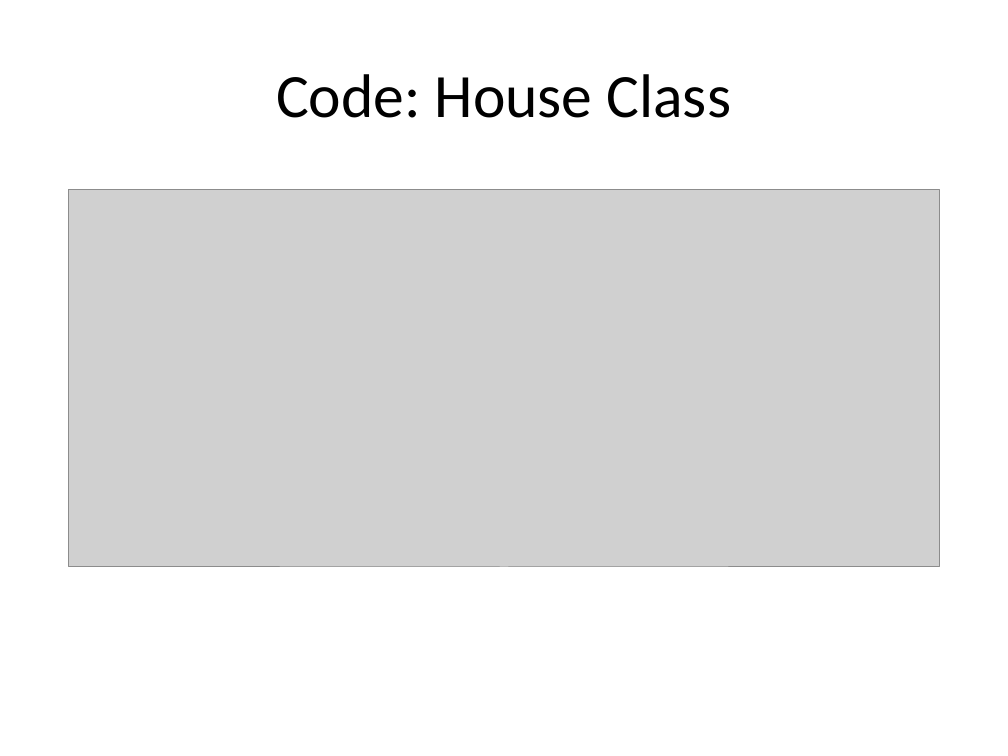
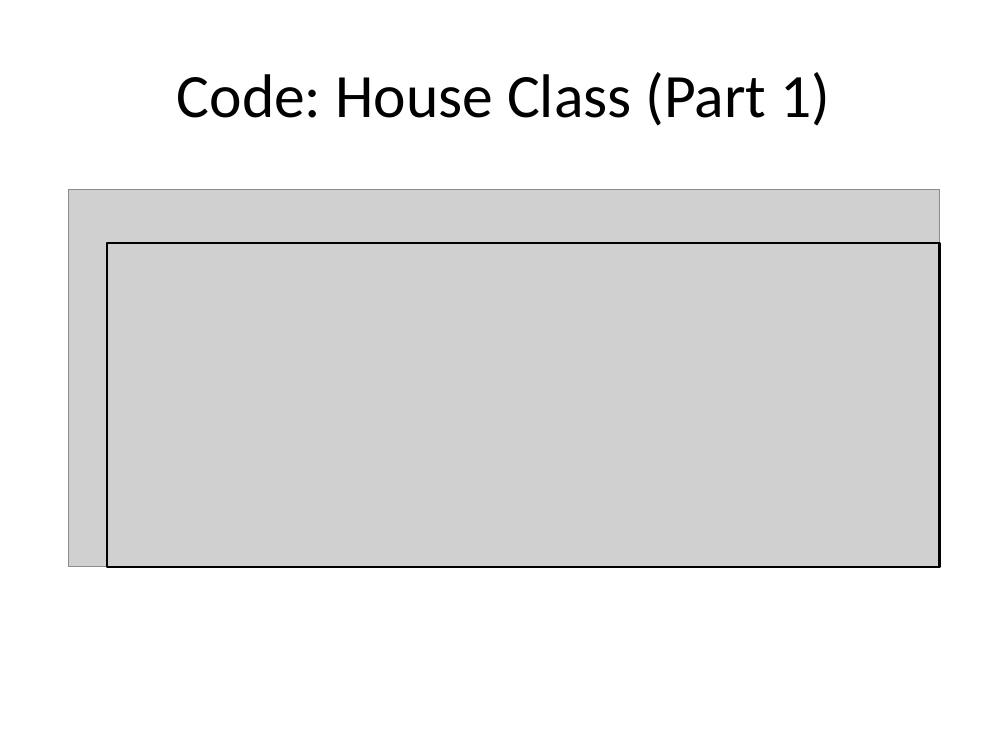
Before and after one commit to jzrlza/SmartHomePrototype, a slide deck: slide 15 of project_presentation.pptx (slide 13 before the commit). Drawn at 1008x756 pixels with LibreOffice and Linux fonts; fonts in the diff are those of the drawing; grey boxes stand for pictures. Boxes give left, top, right and bottom in pixels: in the first picture for what was removed or moved away, otherwise in the second. Text is boxed around its words. In the diff, an @@ line names an element or a change of style, - is before the commit and + after.

```diff
--- a/project_presentation.pptx
+++ b/project_presentation.pptx
@@ title at box(177, 72, 830, 126): text changed @@
-Code: House Class
+Code: House Class (Part 1)
@@ rectangle added at box(107, 243, 939, 566), outline #000000 2 pt @@
```
Also in this commit, not shown: 9 other slides changed, 11 slides added, 8 slides removed.
